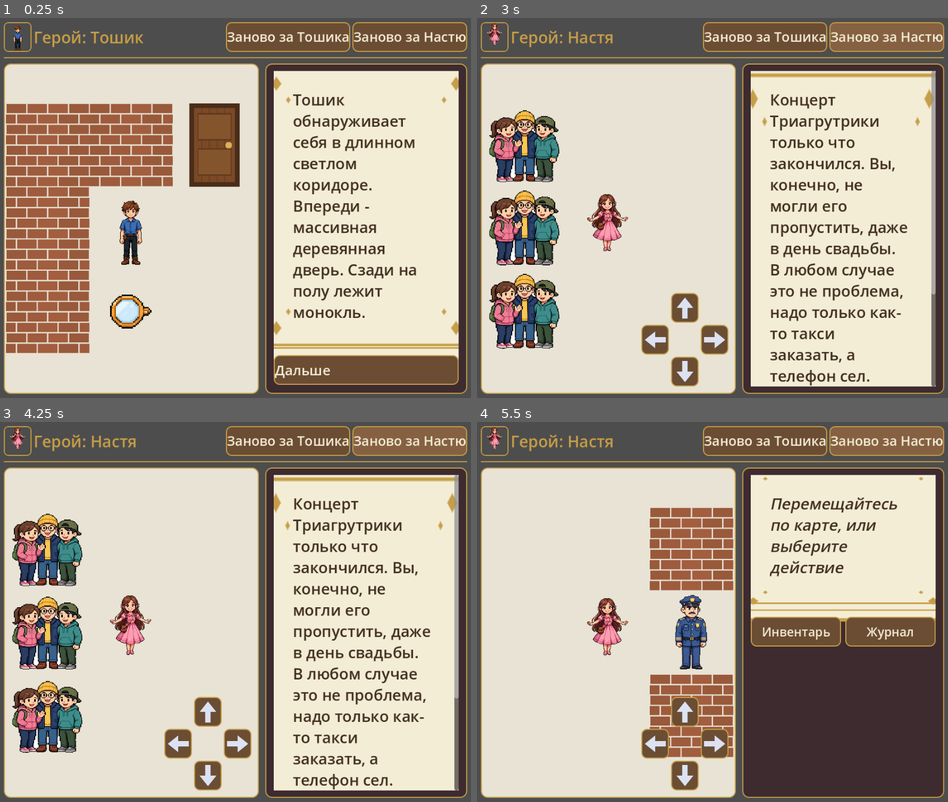
Above: before the commit, frames 1-4 (two rows, left to right).
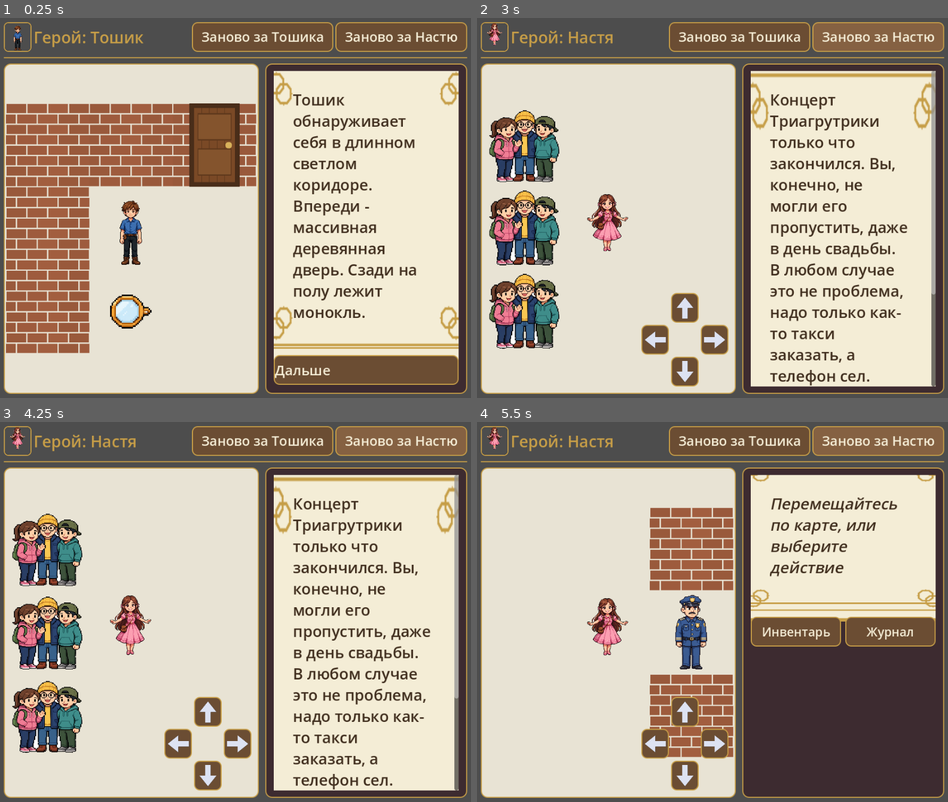
Above: after the commit, the same moments.

Repository: ssokratov/tnquest_godot
Game: Godot game, scene res://scenes/main.tscn
Two runs of this game, one before a commit and one after it. Both use one fixed random seed, a clock stepped at 60 frames per second and the inputs below.
Inputs:
- Up to frame 1 (0.25 s): no input
- Up to frame 2 (3 s): click "Заново за Тошика" at 0.5 s; click "Заново за Тошика" at 1.25 s; click "Заново за Тошика" at 2 s; click "Заново за Настю" at 2.75 s
- Up to frame 3 (4.25 s): click "Заново за Настю" at 3.5 s
- Up to frame 4 (5.5 s): click "Заново за Настю" at 4.25 s; tap Enter at 5 s; hold Right from 5.03 s (still down)

The runs differ from the first frame. In frame 1, 3.5% of the frame differs, in the area x 36-99%, y 1-85%; in frame 2, 2.0%; in frame 3, 2.0%; in frame 4, 1.8%.

Commit message:
Door bricks from full-map neighbours; Kolyan 0.7; taxofon big static; header button padding; parchment rings; sidebar fills row width on desktop

Diff:
--- a/scripts/main.gd
+++ b/scripts/main.gd
@@ -100,7 +100,10 @@
 # Pickup items render at half cell size; fire stays full; characters
 # render at CHAR_SPRITE_SCALE (see SPRITE_SCALE) so their heads clear
 # the cell edge.
-const ITEM_SPRITES := ["monocle", "extinguisher", "boots", "key", "shoe", "taxofon"]
+const ITEM_SPRITES := ["monocle", "extinguisher", "boots", "key", "shoe"]
+# Big static items: a phone booth is furniture, not a pocket item —
+# it gets character height but never squashes like a character.
+const BIG_ITEM_SPRITES := {"taxofon": 0.9}
 # Per-sprite display scale in a scene cell (1.0 = full cell). Zags
 # fills her canvas edge to edge, so she reads a third taller than the
 # other characters; 0.8 brings her in line with them. Every other
@@ -109,7 +112,7 @@
 # sit exactly on the cell border and read as cut off, and the 12 px
 # frame difference hops the figure; a 0.9 scale leaves a 5% margin
 # that absorbs the hop.
-const SPRITE_SCALE := {"zags": 0.8}
+const SPRITE_SCALE := {"zags": 0.8, "kolyan": 0.7}
 const CHAR_SPRITE_SCALE := 0.9
 # Map character -> sprite set in assets/sprites/ (<name>_0.png, _1, _2).
 const SPRITES := {
@@ -197,6 +200,16 @@
 	var ms := button.custom_minimum_size
 	ms.y = max(ms.y, 56)
 	button.custom_minimum_size = ms
+
+
+func _pad_button_sides(button: Button, pad: int) -> void:
+	# StyleBoxFlat content margins are per state; bump all three so
+	# the text stops hugging the gold border.
+	for state in ["normal", "hover", "pressed"]:
+		var sb := button.get_theme_stylebox(state) as StyleBoxFlat
+		if sb != null:
+			sb.content_margin_left = pad
+			sb.content_margin_right = pad
 
 
 func _try_font(path: String) -> FontFile:
@@ -230,20 +243,22 @@
 		for k in range(2):
 			img.set_pixel(16 + k, y, GOLD)
 			img.set_pixel(239 - k, y, GOLD)
+	# Corner flourishes: two intersecting rings (wedding rings for
+	# the invitation theme) instead of diamonds, which read as
+	# squashed rhombi whenever the frame is compressed. Both rings
+	# stay inside the 48 px 9-slice corner, so they never distort.
 	var corners: Array = [[30, 30, 1, 1], [225, 30, -1, 1], [30, 225, 1, -1], [225, 225, -1, -1]]
 	for c in corners:
 		var cx: int = c[0]
 		var cy: int = c[1]
 		var sx: int = c[2]
 		var sy: int = c[3]
-		for dx in range(-5, 6):
-			for dy in range(-5, 6):
-				if abs(dx) + abs(dy) <= 5:
-					img.set_pixel(cx + dx, cy + dy, GOLD)
-		for dx in range(-2, 3):
-			for dy in range(-2, 3):
-				if dx * dx + dy * dy <= 4:
-					img.set_pixel(cx + sx * 13 + dx, cy + sy * 13 + dy, GOLD)
+		for ring in [Vector2i(cx, cy), Vector2i(cx + sx * 8, cy + sy * 8)]:
+			for dx in range(-9, 10):
+				for dy in range(-9, 10):
+					var dist: float = sqrt(float(dx * dx + dy * dy))
+					if abs(dist - 8.0) <= 1.0:
+						img.set_pixel(ring.x + dx, ring.y + dy, GOLD)
 	var tex := ImageTexture.create_from_image(img)
 	var style := StyleBoxTexture.new()
 	style.texture = tex
@@ -294,6 +309,7 @@
 	reset_toshik_button.focus_mode = FOCUS_NONE
 	reset_toshik_button.add_theme_font_size_override("font_size", 20)
 	_style_button(reset_toshik_button)
+	_pad_button_sides(reset_toshik_button, 18)
 	reset_toshik_button.pressed.connect(_on_reset_toshik)
 	header.add_child(reset_toshik_button)
 	reset_nastya_button = Button.new()
@@ -301,6 +317,7 @@
 	reset_nastya_button.focus_mode = FOCUS_NONE
 	reset_nastya_button.add_theme_font_size_override("font_size", 20)
 	_style_button(reset_nastya_button)
+	_pad_button_sides(reset_nastya_button, 18)
 	reset_nastya_button.pressed.connect(_on_reset_nastya)
 	header.add_child(reset_nastya_button)
 	vbox.add_child(header)
@@ -751,7 +768,10 @@
 		if sidebar.get_parent() != game_row:
 			game_row.add_child(sidebar)
 		sidebar.custom_minimum_size = Vector2(SIDEBAR_WIDTH, 0)
-		sidebar.size_flags_horizontal = SIZE_FILL
+		# The dialog zone takes all leftover row width on desktop:
+		# long Nastya dialogs wrap into fewer lines and stop
+		# scrolling the sidebar, instead of squeezing into 380 px.
+		sidebar.size_flags_horizontal = SIZE_EXPAND_FILL
 		sidebar.size_flags_vertical = SIZE_EXPAND_FILL
 		sidebar.size_flags_stretch_ratio = 1.0
 		game_row.size_flags_stretch_ratio = 1.0
@@ -945,10 +965,15 @@
 			var emoji: String = tiles[y][x]
 			if emoji == "✖️":
 				fog_cells.append(Vector2i(x, y))
+			# Neighbours come from the full map, not just the visible
+			# window: a door at the window's edge otherwise reads as
+			# vertical until the window shifts and its neighbours
+			# appear (the start corridor door showed no bricks for
+			# exactly this reason, although its wall is horizontal).
 			var same := func(nx: int, ny: int) -> bool:
-				if ny < 0 or ny >= tiles.size() or nx < 0 or nx >= tiles[ny].size():
-					return false
-				return tiles[ny][nx] == emoji
+				var mx := engine.pos.x + nx - centre
+				var my := engine.pos.y + ny - centre
+				return engine.emoji_at(mx, my) == emoji
 			cell.add_theme_stylebox_override("panel", _cell_style(
 				emoji, is_player,
 				same.call(x, y - 1), same.call(x, y + 1),
@@ -971,10 +996,11 @@
 				# wall reads as continuing past the narrow door on
 				# both sides; a door in a vertical wall gets just
 				# the narrow door. One door sprite serves both.
-				# (A door at the window's edge reads as vertical
-				# until the window shifts and its neighbours appear.)
-				var wall_left: bool = x > 0 and tiles[y][x - 1] == "⬛️"
-				var wall_right: bool = x + 1 < tiles[y].size() and tiles[y][x + 1] == "⬛️"
+				# Neighbours come from the full map: a door at the
+				# window's edge used to read as vertical until the
+				# window shifted and its neighbours appeared.
+				var wall_left: bool = engine.emoji_at(engine.pos.x + x - centre - 1, engine.pos.y + y - centre) == "⬛️"
+				var wall_right: bool = engine.emoji_at(engine.pos.x + x - centre + 1, engine.pos.y + y - centre) == "⬛️"
 				if wall_left and wall_right:
 					var brick := TextureRect.new()
 					brick.texture = _brick_texture()
@@ -1034,6 +1060,13 @@
 							small_sprites.append({"node": sprite, "cell": cell})
 						elif sprite_name == "fire":
 							cell.add_child(sprite)
+						elif sprite_name in BIG_ITEM_SPRITES:
+							var bs: float = BIG_ITEM_SPRITES[sprite_name]
+							var bwrap := CenterContainer.new()
+							sprite.custom_minimum_size = Vector2(FALLBACK_CELL * bs, FALLBACK_CELL * bs)
+							bwrap.add_child(sprite)
+							cell.add_child(bwrap)
+							scaled_sprites.append({"node": sprite, "scale": bs})
 						else:
 							# Characters: scaled down, centered in
 							# its cell; the exact size is fixed up in
@@ -1047,11 +1080,11 @@
 							scaled_sprites.append({"node": sprite, "scale": s})
 						# Fire keeps flickering through its frames;
 						# characters squash instead of hopping.
-						# (Items stay static.)
+						# (Items and big items stay static.)
 						if sprite_name == "fire":
 							if frames.size() > 1:
 								animated_tiles.append({"node": sprite, "frames": frames, "interval": 0.18, "elapsed": 0.0, "idx": 0})
-						elif sprite_name not in ITEM_SPRITES:
+						elif sprite_name not in ITEM_SPRITES and sprite_name not in BIG_ITEM_SPRITES:
 							squash_sprites.append({"node": sprite, "phase": squash_sprites.size() * 0.9})
 					else:
 						_add_emoji_cell(cell, tiles[y][x])
--- a/scripts/quest_engine.gd
+++ b/scripts/quest_engine.gd
@@ -173,6 +173,17 @@
 				row.append(_emoji(_cell(cell)))
 		rows.append(row)
 	return rows
+
+
+func emoji_at(map_x: int, map_y: int) -> String:
+	# Emoji of a full-map cell, for UI code that needs true
+	# neighbours (a door at the window's edge must see the wall
+	# beyond the window). Out-of-bounds reads as wall, exactly
+	# like visible_tiles renders it.
+	var cell := Vector2i(map_x, map_y)
+	if not _in_bounds(cell):
+		return _emoji("#")
+	return _emoji(_cell(cell))
 
 
 # --- internals ---------------------------------------------------------------
